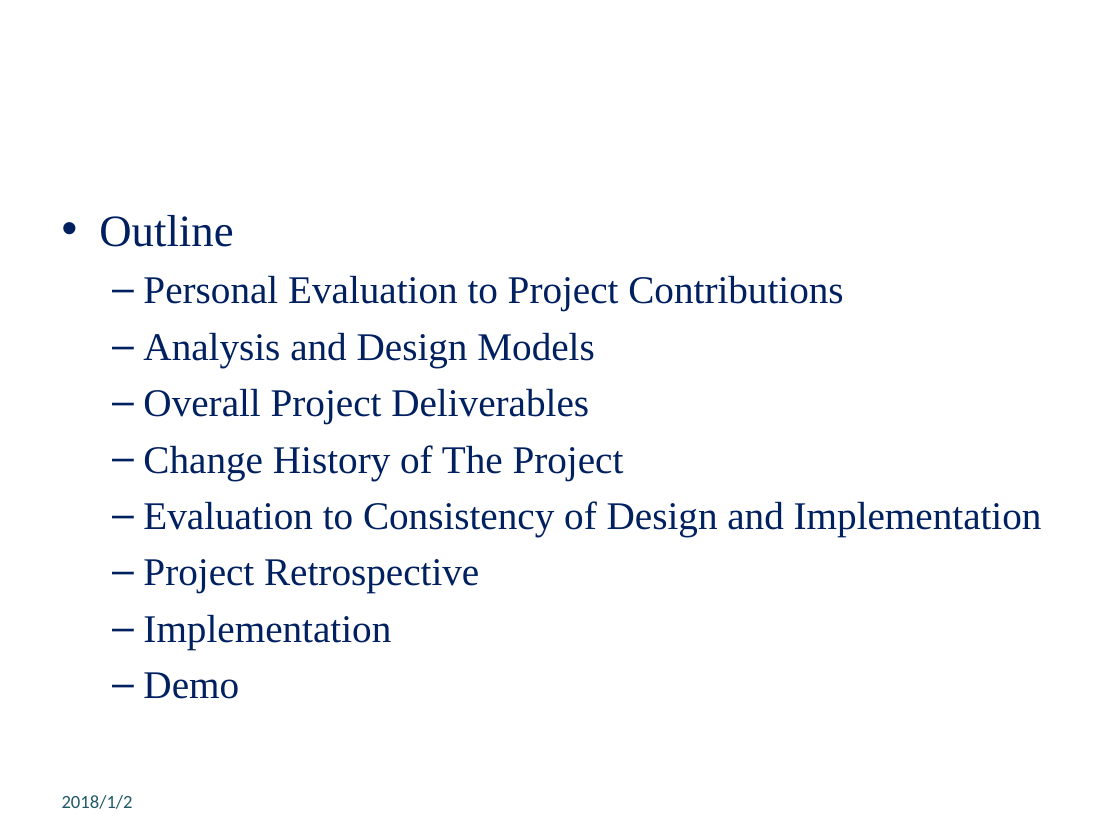
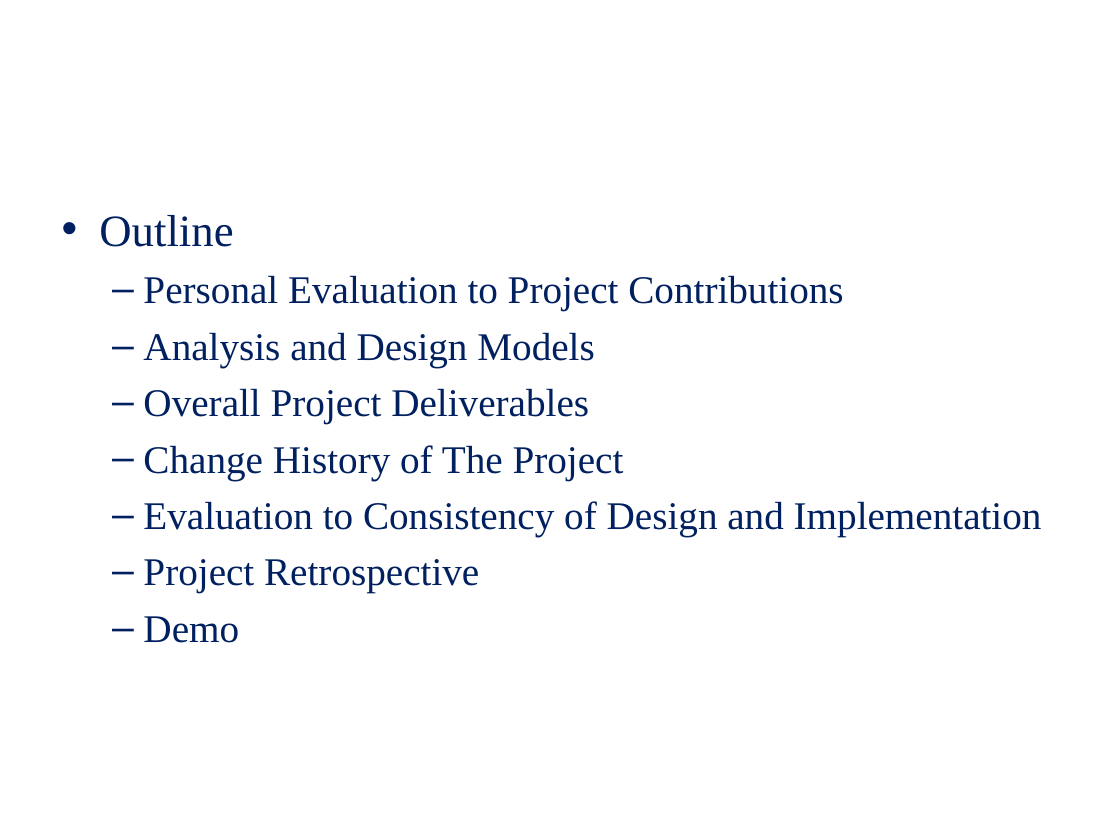
Before and after one commit to disc9562/SE_PASS, a slide deck: slide 2 of edit/Team3-New.pptx. Drawn at 1120x840 pixels with LibreOffice and Linux fonts; fonts in the diff are those of the drawing; background and template pictures are left out. Boxes give left, top, right and bottom in pixels: in the first picture for what was removed or moved away, otherwise in the second. Text is boxed around its words. In the diff, an @@ line names an element or a change of style, - is before the commit and + after.

```diff
--- a/edit/Team3-New.pptx
+++ b/edit/Team3-New.pptx
@@ text at [143, 614, 391, 649]: paragraph removed @@
-  – Implementation
@@ text removed at [62, 795, 133, 809] @@
-2018/1/2
```
Also in this commit, not shown: 11 other slides changed, 1 slide added, 6 slides removed, 2 other files.
